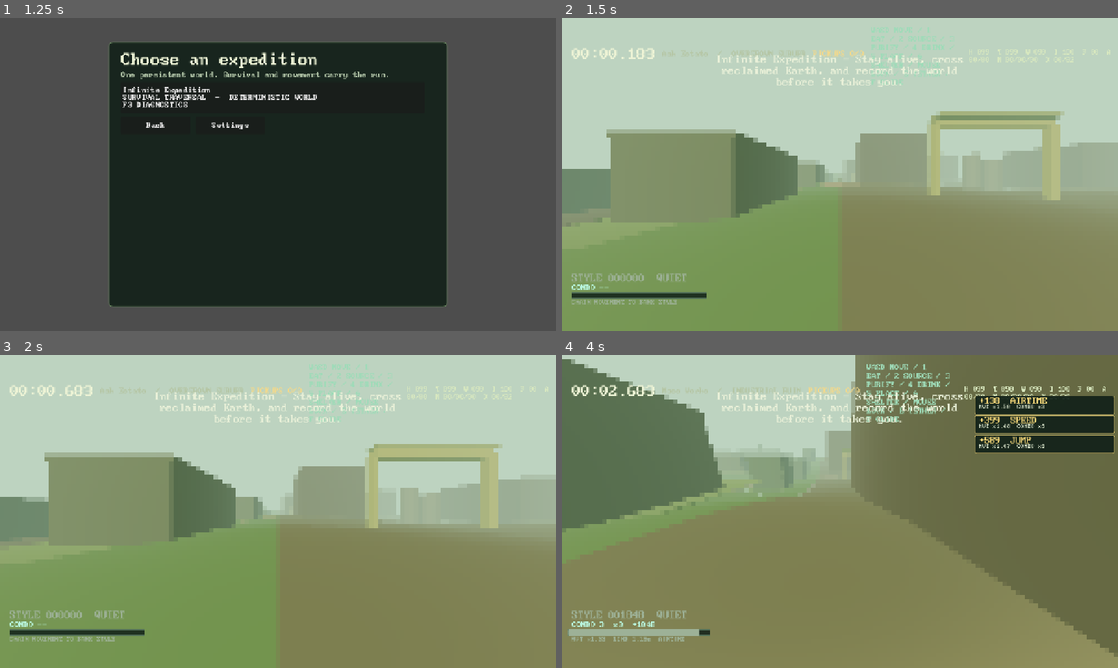
Above: before the commit, frames 1-4 (two rows, left to right).
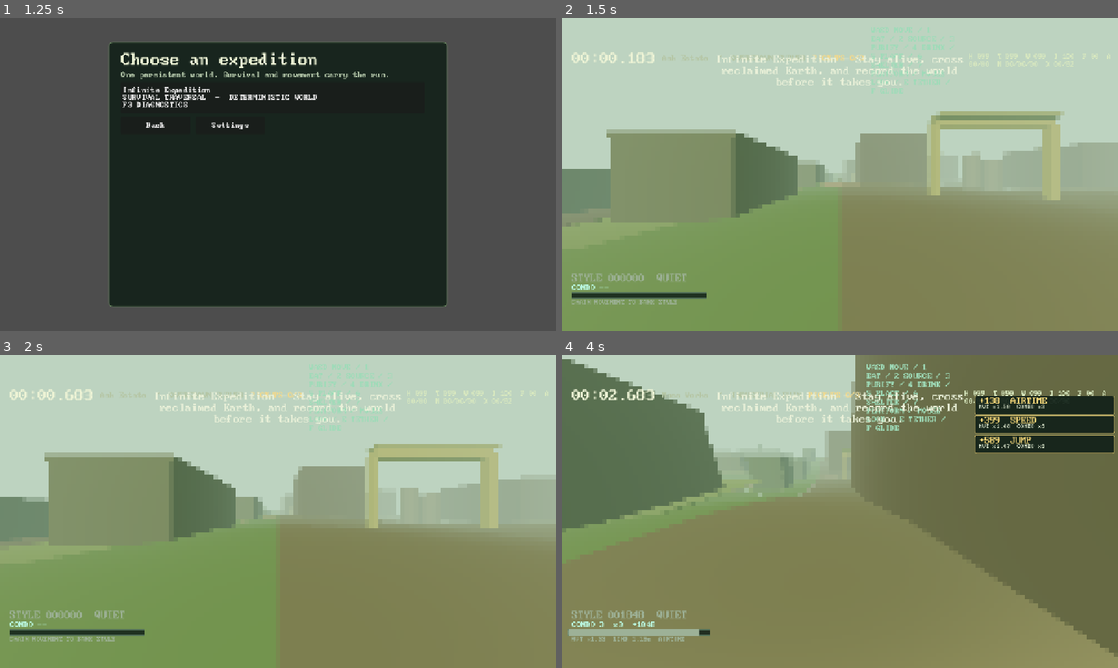
Above: after the commit, the same moments.

Repository: gongahkia/hot-cross-buns
Game: Godot game, scene res://scenes/main.tscn
The game is run twice, just before and just after one commit, with the same random seed, the same clock (stepped at 60 frames per second) and the same inputs.
Inputs (mouse positions are in pixels of both pictures, inside the frame that each line leads up to):
- Up to frame 1 (1.25 s): click "Choose a journey" at 0.5 s
- Up to frame 2 (1.5 s): click "Infinite Expedition SURVIVAL …" at 1.25 s
- Up to frame 3 (2 s): no input
- Up to frame 4 (4 s): tap Enter at 2 s; move the mouse to (867, 511) at 2.02 s; hold W (move_forward) from 2.03 s (still down); tap 6 (build_shelter) at 2.1 s; click (867, 511) at 2.17 s; tap Space (jump) at 2.27, 2.57, 3.02, 3.32 s; tap 2 (collect_water) at 2.3, 2.85 s; move the mouse to (812, 511) at 2.77 s; click (812, 511) at 2.92 s; tap 1 (consume_food) at 3.05, 3.6 s; move the mouse to (851, 505) at 3.52 s; click (851, 505) at 3.67 s; tap 4 (consume_water) at 3.8 s

Frame 1 is identical in both runs. In frame 2, 0.7% of the frame differs, in the area x 1-99%, y 9-25%; in frame 3, 0.7%; in frame 4, 1.3%, in the area x 1-98%, y 9-25%.

Commit message:
Add temporary traversal construction

Diff:
--- a/scripts/main.gd
+++ b/scripts/main.gd
@@ -14,6 +14,7 @@
 const SURVIVAL_MOVEMENT_POLICY := preload("res://scripts/survival_movement_policy.gd")
 const TRAVERSAL_MATERIAL_PLACEMENT := preload("res://scripts/traversal_material_placement.gd")
 const SHELTER_COST := {"wood": 3, "scrap": 1, "fiber": 2}
+const PLATFORM_COST := {"wood": 2, "scrap": 2, "fiber": 1}
 const SANDBOX_GEOMETRY_PATH := "res://scenes/sandbox_geometry.tscn"
 const SANDBOX_GEOMETRY := preload("res://scenes/sandbox_geometry.tscn")
 const SANDBOX_STATION_CENTERS := {
@@ -264,6 +265,7 @@
 			if Input.is_action_just_pressed("consume_water"):Survival.consume_water()
 			if Input.is_action_just_pressed("place_material"):_attempt_material_placement()
 			if Input.is_action_just_pressed("build_shelter"):_attempt_shelter_construction()
+			if Input.is_action_just_pressed("build_platform"):_attempt_platform_construction()
 			environment["shelter"] = world_streamer.shelter_cover_at(player.global_position)
 			var movement := SURVIVAL_MOVEMENT_POLICY.evaluate(Survival.snapshot(), player.survival_movement_state())
 			player.set_survival_speed_multiplier(float(movement.speed_multiplier))
@@ -897,6 +899,24 @@
 		return
 	Survival.spend_materials(gate.cost)
 	last_sandbox_event = "SHELTER BUILT"
+
+func _attempt_platform_construction() -> void:
+	if player == null or world_streamer == null: return
+	var forward := -player.global_transform.basis.z
+	forward.y = 0.0
+	if forward.length() < 0.1: forward = Vector3.FORWARD
+	var target := player.global_position + forward.normalized() * 2.1
+	target.y = world_streamer.ground_height(target)
+	var surface: Dictionary = world_streamer.sample_at(target)
+	var gate := TRAVERSAL_MATERIAL_PLACEMENT.evaluate({"on_floor": player.is_on_floor(), "planar_speed": Vector2(player.velocity.x, player.velocity.z).length(), "traversal_active": player.style_multiplier_active()}, {"distance": player.global_position.distance_to(target), "slope": float(surface.get("slope", 0.0)), "water": bool(surface.get("water", false))}, Survival.scavenged_materials(), PLATFORM_COST)
+	if not bool(gate.allowed):
+		last_sandbox_event = "PLATFORM " + str(gate.reason).replace("_", " ").to_upper()
+		return
+	if not world_streamer.place_temporary_platform(target, forward, {"type": "platform", "cost": gate.cost}):
+		last_sandbox_event = "PLATFORM TARGET UNAVAILABLE"
+		return
+	Survival.spend_materials(gate.cost)
+	last_sandbox_event = "PLATFORM BUILT"
 
 func _photo_metadata() -> Dictionary:
 	var world_data: Dictionary = world_streamer.sample_at(player.global_position) if world_streamer and player else {}
@@ -1716,7 +1736,7 @@
 	var total := _collectible_count(current_level)
 	collect_label.text = "PICKUPS %d/%d" % [RunData.collected, total]
 	if player:
-		tool_label.text = "WASD MOVE / 1 EAT / 2 SOURCE / 3 PURIFY / 4 DRINK / 5 PLACE / 6 SHELTER / MOUSE LOOK / " + player.tool_status()
+		tool_label.text = "WASD MOVE / 1 EAT / 2 SOURCE / 3 PURIFY / 4 DRINK / 5 PLACE / 6 SHELTER / 7 PLATFORM / MOUSE LOOK / " + player.tool_status()
 	if bool(current_level.get("procedural", false)):
 		var survival := Survival.snapshot()
 		survival_label.text = "H %03d  T %03d  W %03d  I %03d  F %02d  A %02d/%02d  M %02d/%02d/%02d  X %02d/%02d" % [int(sur …(379 unchanged characters)…
--- a/scripts/settings.gd
+++ b/scripts/settings.gd
@@ -1,7 +1,7 @@
 extends Node
 
 const SAVE_PATH := "user://a_slow_walk_settings.json"
-const ACTIONS := ["move_forward", "move_back", "move_left", "move_right", "jump", "slam", "dash", "sprint", "slide", "grapple", "glide", "consume_food", "collect_water", "purify_water", "consume_water", "place_material", "build_shelter", "reset_run", "pause"]
+const ACTIONS := ["move_forward", "move_back", "move_left", "move_right", "jump", "slam", "dash", "sprint", "slide", "grapple", "glide", "consume_food", "collect_water", "purify_water", "consume_water", "place_material", "build_shelter", "build_platform", "reset_run", "pause"]
 const PIXEL_FILTER_OFF := 0
 const PIXEL_FILTER_2X := 2
 const PIXEL_FILTER_4X := 4
@@ -42,6 +42,7 @@
 		"consume_water": [{"type": "key", "code": KEY_4}, {"type": "joy_button", "button": JOY_BUTTON_DPAD_RIGHT}],
 		"place_material": [{"type": "key", "code": KEY_5}],
 		"build_shelter": [{"type": "key", "code": KEY_6}],
+		"build_platform": [{"type": "key", "code": KEY_7}],
 		"reset_run": [{"type": "key", "code": KEY_R}, {"type": "joy_button", "button": JOY_BUTTON_Y}],
 		"pause": [{"type": "key", "code": KEY_ESCAPE}, {"type": "joy_button", "button": JOY_BUTTON_START}]
 	}
--- a/scripts/smoke_test.gd
+++ b/scripts/smoke_test.gd
@@ -24,7 +24,7 @@
 	assert(InputMap.has_action("glide"), "glide input missing")
 	assert(InputMap.has_action("sprint"), "sprint input missing")
 	assert(InputMap.has_action("consume_food"), "food input missing")
-	assert(InputMap.has_action("collect_water") and InputMap.has_action("purify_water") and InputMap.has_action("consume_water") and InputMap.has_action("place_material") and InputMap.has_action("build_shelter"), "survival inputs missing")
+	assert(InputMap.has_action("collect_water") and InputMap.has_action("purify_water") and InputMap.has_action("consume_water") and InputMap.has_action("place_material") and InputMap.has_action("build_shelter") and InputMap.has_action("build_platform"), "survival inputs missing")
 	var original_filter_mode := int(app_settings.get("pixel_filter_mode"))
 	app_settings.call("set_pixel_filter_mode", 0)
 	assert(not main.display_filter.visible, "pixel filter remained visible when disabled")
--- a/scripts/traversal_material_placement_test.gd
+++ b/scripts/traversal_material_placement_test.gd
@@ -14,6 +14,7 @@
 	_expect(str(PLACEMENT.evaluate({"on_floor": true, "planar_speed": 4.0}, surface, inventory).reason) == "stabilize_required", "movement placement gate drifted")
 	_expect(str(PLACEMENT.evaluate(player, {"distance": 1.5, "slope": 0.5, "water": false}, inventory).reason) == "unsafe_surface", "surface placement gate drifted")
 	_expect(str(PLACEMENT.evaluate(player, surface, {"wood": 1, "fiber": 0}).reason) == "materials_required" and ready == PLACEMENT.evaluate(player, surface, inventory), "placement material/determinism drifted")
+	_expect(bool(PLACEMENT.evaluate(player, surface, {"wood": 2, "scrap": 2, "fiber": 1}, {"wood": 2, "scrap": 2, "fiber": 1}).allowed), "construction cost gate drifted")
 	quit(1 if failed else 0)
 
 func _expect(condition: bool, message: String) -> void:
--- a/scripts/world_streamer.gd
+++ b/scripts/world_streamer.gd
@@ -213,6 +213,32 @@
 	shelters.append(shelter)
 	return true
 
+func place_temporary_platform(world_position: Vector3, forward: Vector3, record: Dictionary = {}) -> bool:
+	if origin == null: return false
+	var chunk: Vector2i = origin.chunk_at_local(world_position)
+	var root: Node3D = chunks.get(_chunk_id(chunk.x, chunk.y)) as Node3D
+	if root == null: return false
+	var platform := StaticBody3D.new()
+	platform.name = "TemporaryPlatform"
+	platform.set_meta("temporary_traversal", true)
+	platform.set_meta("record", record.duplicate(true))
+	root.add_child(platform)
+	platform.global_position = world_position + Vector3(0.0, 0.18, 0.0)
+	var planar := Vector3(forward.x, 0.0, forward.z).normalized()
+	if planar.length() > 0.1: platform.rotation.y = atan2(planar.x, planar.z)
+	var visual := MeshInstance3D.new()
+	var mesh := BoxMesh.new()
+	mesh.size = Vector3(3.6, 0.36, 1.8)
+	visual.mesh = mesh
+	visual.material_override = _material(Color("#a17649"))
+	platform.add_child(visual)
+	var collision := CollisionShape3D.new()
+	var shape := BoxShape3D.new()
+	shape.size = Vector3(3.6, 0.36, 1.8)
+	collision.shape = shape
+	platform.add_child(collision)
+	return true
+
 func shelter_cover_at(world_position: Vector3) -> float:
 	var active_shelters: Array[Node3D] = []
 	var cover := 0.0
Not shown, added: docs/temporary-traversal-construction.md
